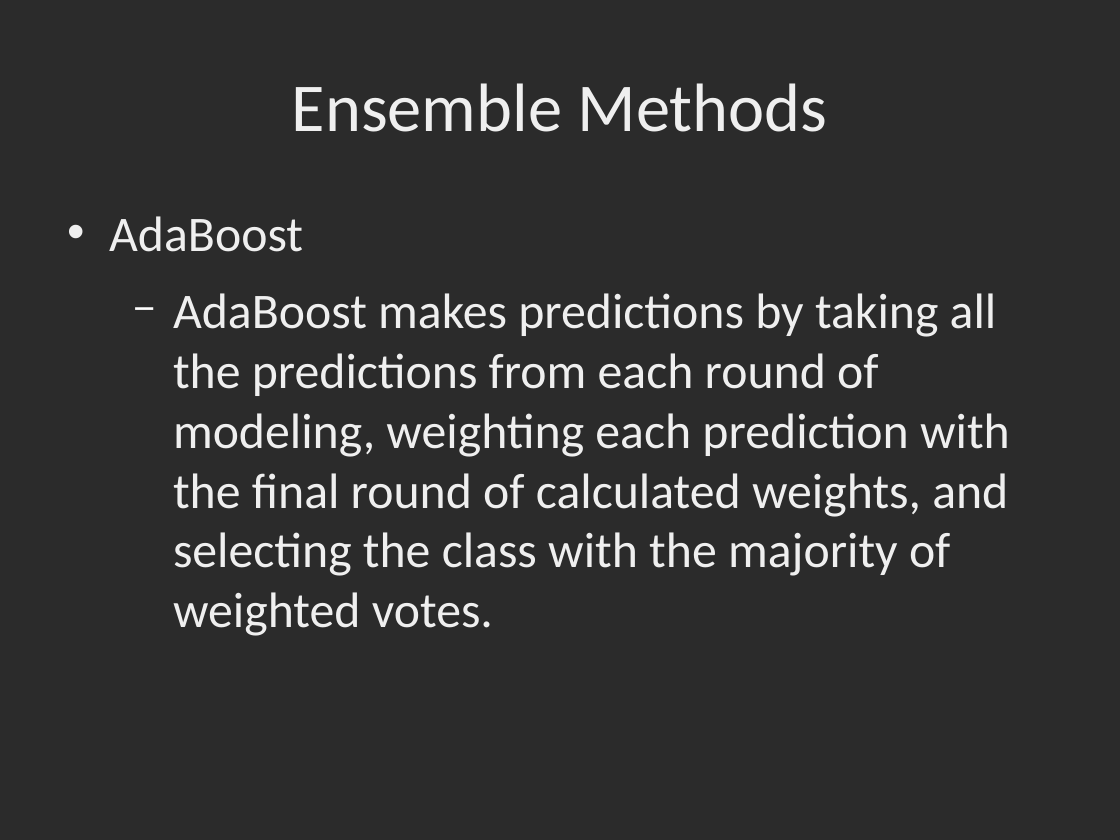
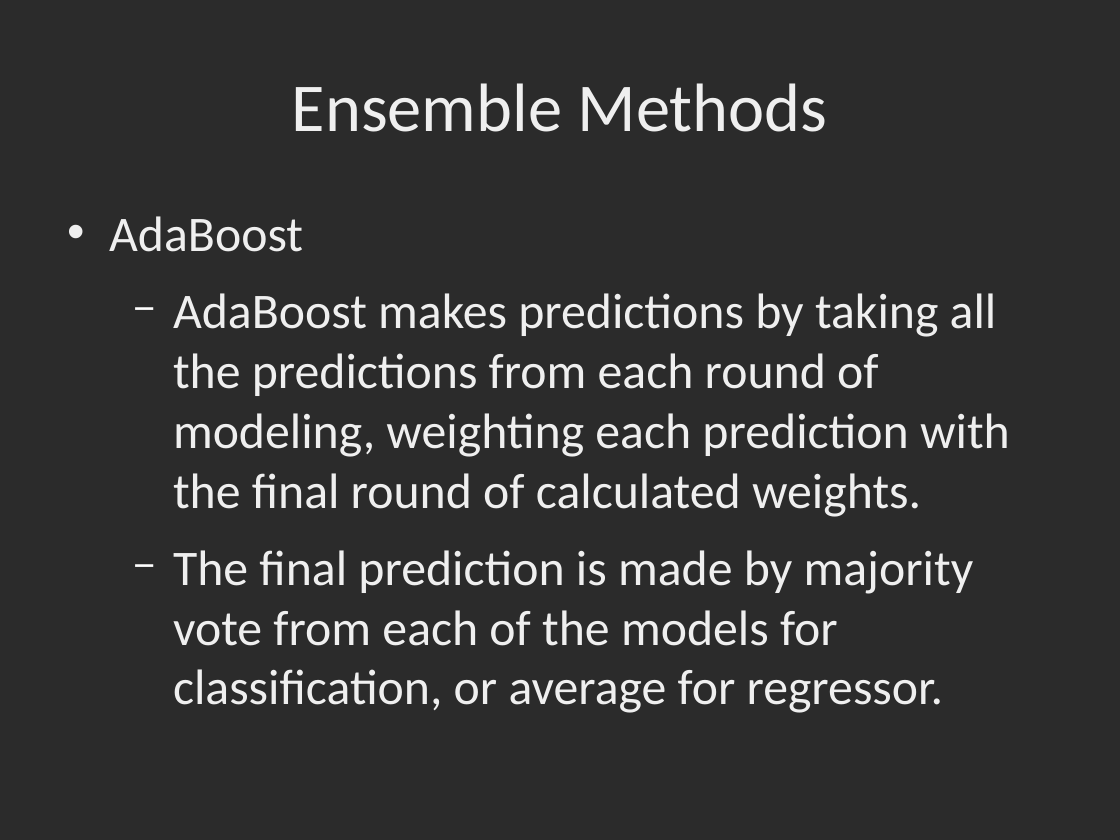
Before and after one commit to dbowmans46/PracticalProgramming, a slide deck: slide 38 of Session 7 - Python/Instructional Material/Machine Learning Slides/Session 7 - Python ML 9: Ensemble Methods.odp. Drawn at 1120x840 pixels with LibreOffice and Linux fonts; fonts in the diff are those of the drawing; background and template pictures are left out; a plain dark background stands for a picture behind light text. Boxes give left, top, right and bottom in pixels: in the first picture for what was removed or moved away, otherwise in the second. Text is boxed around its words. In the diff, an @@ line names an element or a change of style, - is before the commit and + after.

Commit message:
Added slides for gradient boosting.  Corrected slides for AdaBoost.  Added code for gradient boosting.

```diff
--- a/Session 7 - Python/Instructional Material/Machine Learning Slides/Session 7 - Python ML 9: Ensemble Methods.odp
+++ b/Session 7 - Python/Instructional Material/Machine Learning Slides/Session 7 - Python ML 9: Ensemble Methods.odp
@@ text at [173,293,1010,713]: text changed @@
-  − AdaBoost makes predictions by taking all the predictions from each round of modeling, weighting each prediction with the final round of calculated weights, and selecting the class with the majority of weighted votes.
+  − AdaBoost makes predictions by taking all the predictions from each round of modeling, weighting each prediction with the final round of calculated weights.
+  − The final prediction is made by majority vote from each of the models for classification, or average for regressor.
```
Also in this commit, not shown: 2 other slides changed, 5 slides added, 2 other files.
